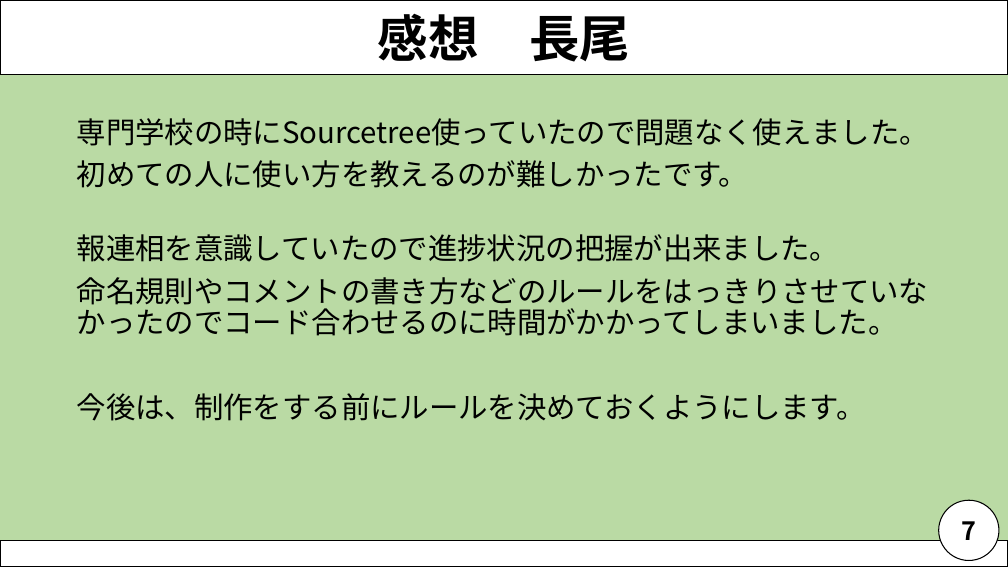
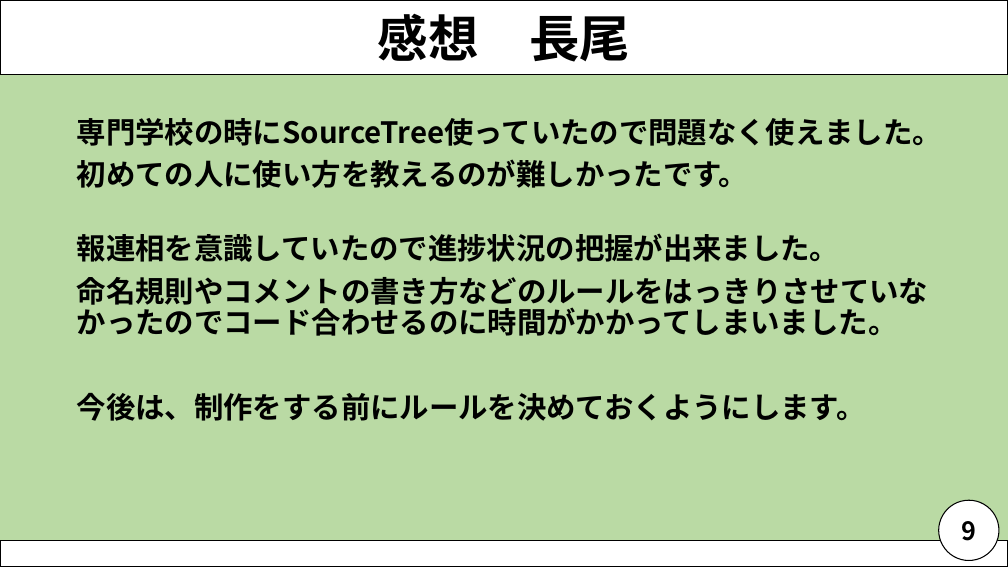
Before and after one commit to NagaoMasaki/NervousBreakdown, a slide deck: slide 10 of 資料/神経衰弱発表資料_200716.pptx (slide 8 before the commit). Drawn at 1008x567 pixels with LibreOffice and Linux fonts; fonts in the diff are those of the drawing. Boxes give left, top, right and bottom in pixels: in the first picture for what was removed or moved away, otherwise in the second. Text is boxed around its words. In the diff, an @@ line names an element or a change of style, - is before the commit and + after.

```diff
--- a/資料/神経衰弱発表資料_200716.pptx
+++ b/資料/神経衰弱発表資料_200716.pptx
@@ text at (x1=77, y1=118, x2=942, y2=146): text changed; bold on @@
-専門学校の時にSourcetree使っていたので問題なく使えました。
+専門学校の時にSourceTree使っていたので問題なく使えました。
@@ text at (x1=77, y1=159, x2=928, y2=421): bold on in "初めての人に使い方を教えるのが難しかったです。", "報連相を意識していたので進捗状況の把握が出来ました。", "命名規則やコメントの書き方などのルールをはっきりさせていなかったのでコード合わせるのに時間がかかってしまいました。", "今後は、制作をする前にルールを決めておくようにします。" @@
@@ text in ellipse at (x1=961, y1=521, x2=976, y2=541): text changed @@
-7
+9
```
Also in this commit, not shown: 10 other slides changed, 2 slides added.
